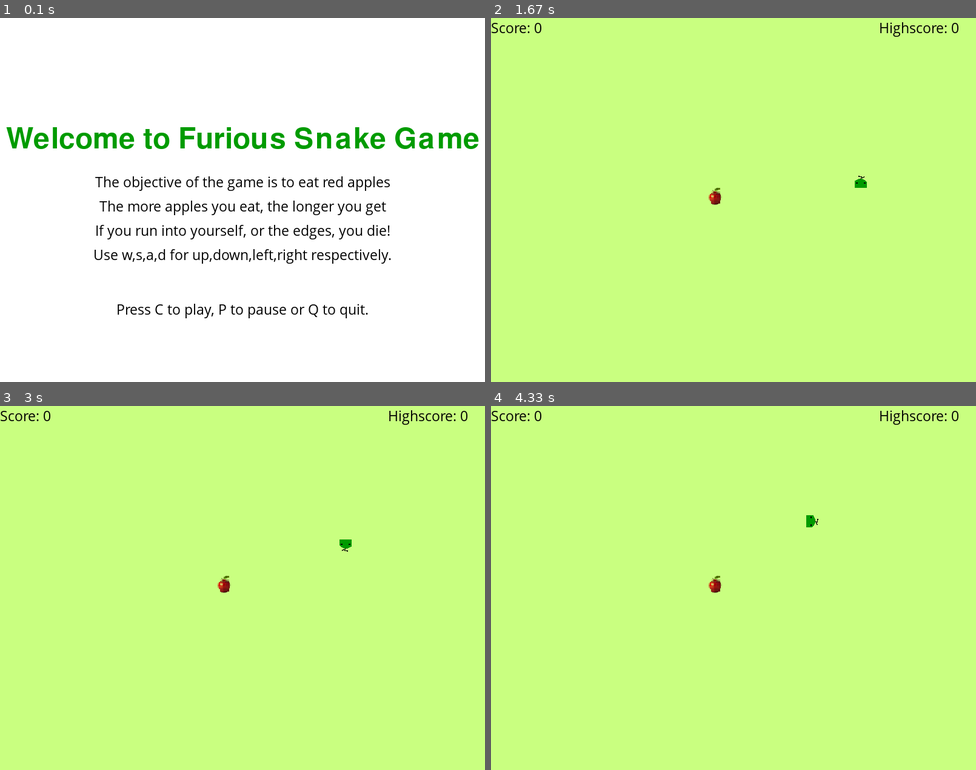
Above: before the commit, frames 1-4 (two rows, left to right).
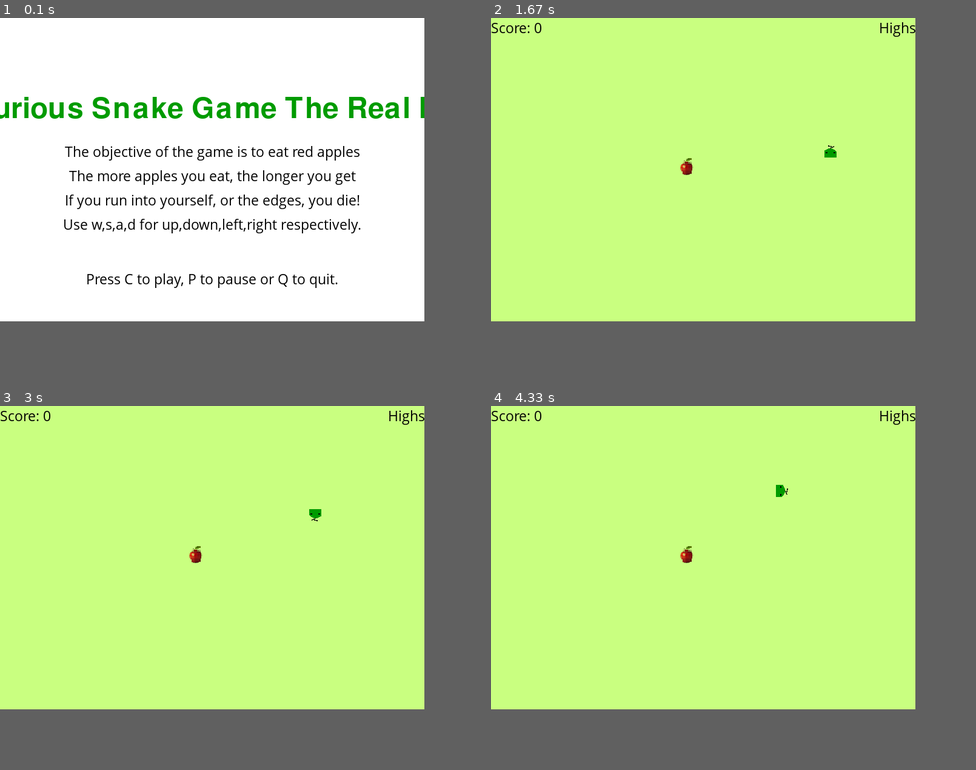
Above: after the commit, the same moments.

Repository: Vsk1997/Pygame-learning-project
Game: pygame game, started from snake_game.py
Two runs of this game, one before a commit and one after it. Both use one fixed random seed, a clock stepped at 60 frames per second and the inputs below.
Inputs:
- Up to frame 1 (0.1 s): no input
- Up to frame 2 (1.67 s): tap C at 0.33, 0.67 s; hold D 1-1.47 s; hold W from 1.5 s (still down)
- Up to frame 3 (3 s): release W at 1.8 s; hold D 1.83-2.3 s; hold A 2.33-2.87 s; hold S from 2.9 s (still down)
- Up to frame 4 (4.33 s): release S at 3.2 s; hold A 3.23-3.63 s; hold W 3.67-4.03 s; hold D from 4.07 s (still down)
In our replay, the window is 800x600 before the commit and 700x500 after it. These sizes can differ from the game's own. Grey fills any space a smaller window leaves; there, only what the larger window draws over its background counts as a difference.

The runs differ from the first frame. In frame 1, 9.8% of the frame differs, in the area x 0-99%, y 21-83%; in frame 2, 0.4%; in frame 3, 0.4%; in frame 4, 0.4%.

Commit message:
Update snake_game.py

Diff:
--- a/snake_game.py
+++ b/snake_game.py
@@ -1,6 +1,7 @@
 import pygame
 import time
 import random
+import numpy
 
 pygame.init()
 
@@ -11,8 +12,8 @@
 green = (0,155,0)
 pink= (201,255,128)
 
-display_width = 800
-display_height  = 600
+display_width = 700
+display_height  = 500
 
 gameDisplay = pygame.display.set_mode((display_width,display_height))
 pygame.display.set_caption('Furious Snake Game')
@@ -110,7 +111,7 @@
                     quit()
 
         gameDisplay.fill(white)
-        message_to_screen("Welcome to Furious Snake Game",
+        message_to_screen("Welcome to Furious Snake Game The Real Battle Ground",
                           green,
                           -100,
                           "largemed")
@@ -135,7 +136,7 @@
                           180)
 
         pygame.display.update()
-        clock.tick(15)
+        clock.tick(20)
 
 
 def game_intro1():                                                                ##################################################################
@@ -266,7 +267,7 @@
                               size="large")
 
             message_to_screen("Press C to play again or Q to quit",
-                              black,
+                              blue,
                               50,
                               size="medium")
             pygame.display.update()
